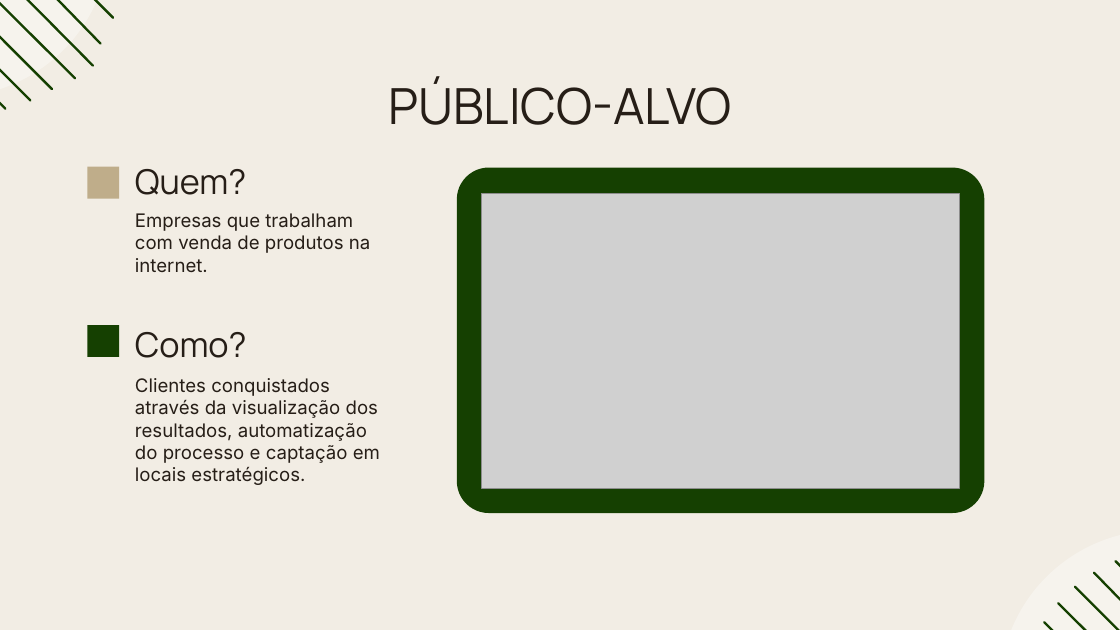
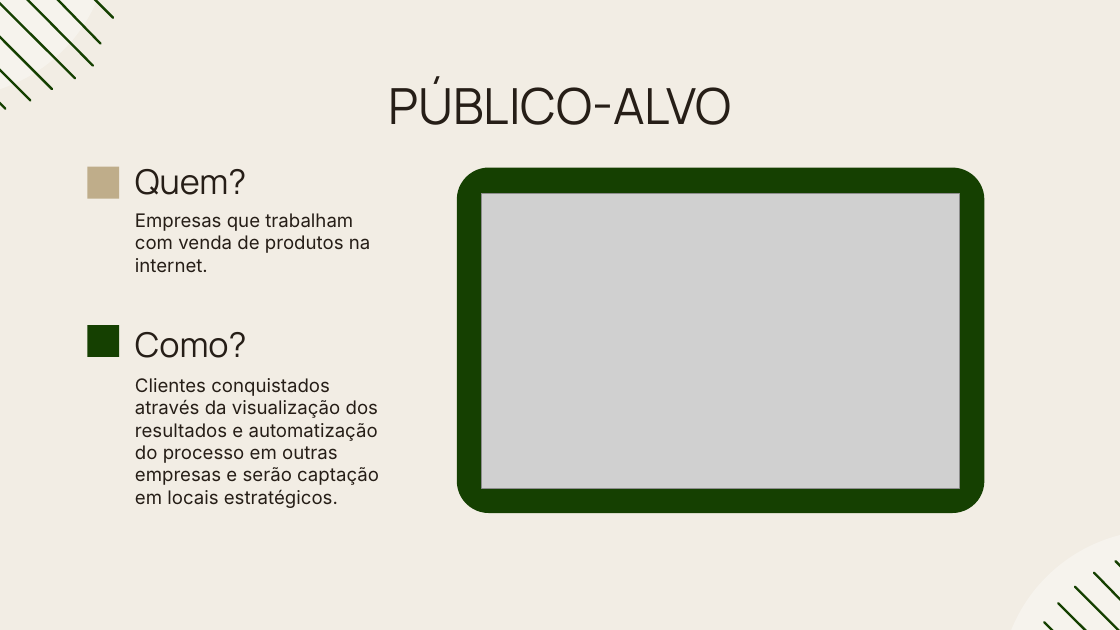
Before and after one commit to rafaellabastos/challenge-pitch-qa, a slide deck: slide 7 of Pitch-SavvyFix.pptx (slide 6 before the commit). Drawn at 1120x630 pixels with LibreOffice and Linux fonts; fonts in the diff are those of the drawing; grey boxes stand for pictures. Boxes give left, top, right and bottom in pixels: in the first picture for what was removed or moved away, otherwise in the second. Text is boxed around its words. In the diff, an @@ line names an element or a change of style, - is before the commit and + after.

```diff
--- a/Pitch-SavvyFix.pptx
+++ b/Pitch-SavvyFix.pptx
@@ text at (x1=135, y1=378, x2=379, y2=508): text changed @@
-Clientes conquistados através da visualização dos resultados, automatização do processo e captação em locais estratégicos.
+Clientes conquistados através da visualização dos resultados e automatização do processo em outras empresas e serão captação em locais estratégicos.
```
Also in this commit, not shown: 2 other slides changed, 1 slide added.
